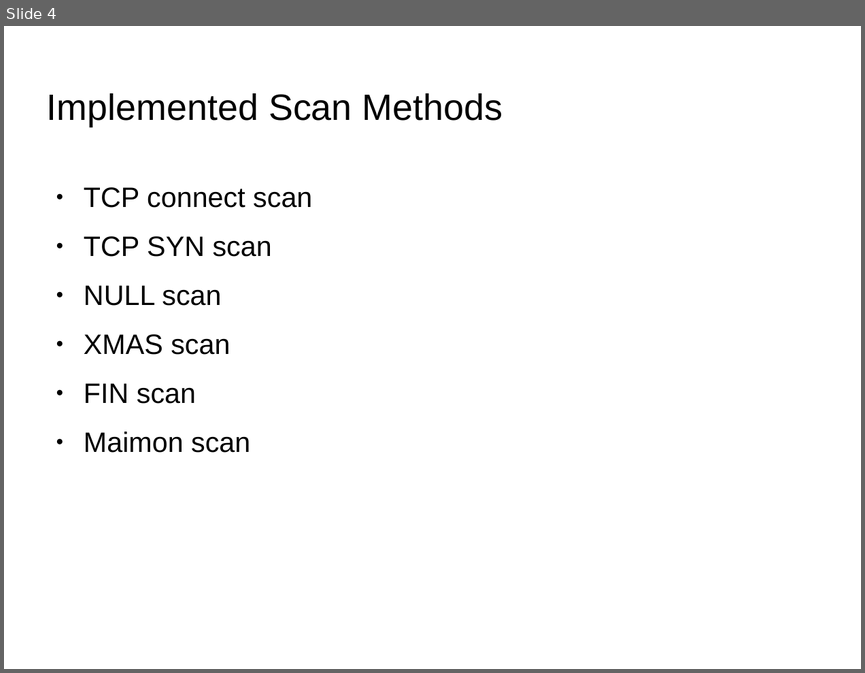
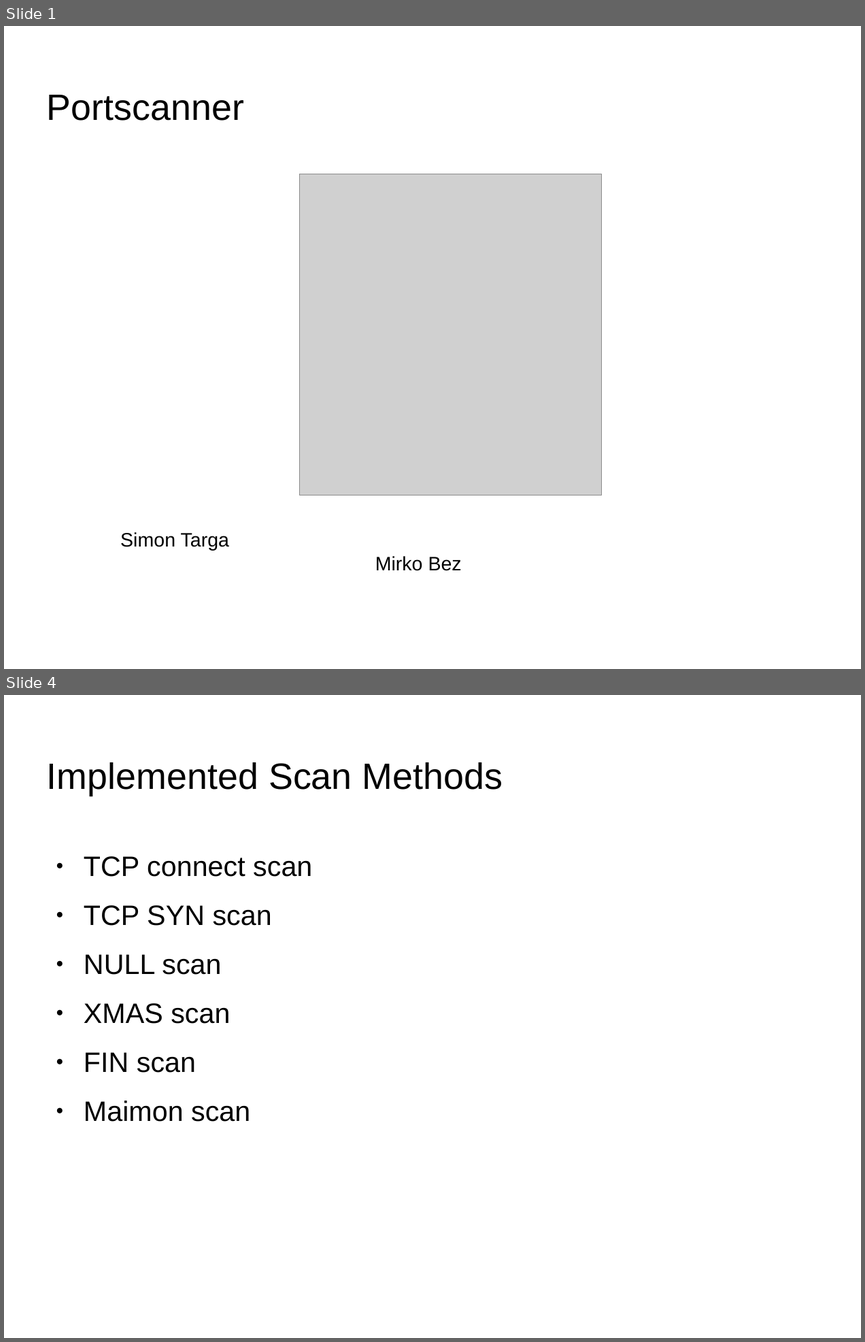
Before and after one commit to herrBez/PortScanner, a slide deck: slides/presentation.odp. Shown one above the other, each under a label of ours: slide 4 before the commit, slides 1 and 4 after it; the slides between them are not shown. The pictures are 865x673 and 865x1342 pixels, drawn with LibreOffice and Linux fonts; fonts in the diff are those of the drawing; grey boxes stand for pictures; background and template pictures are left out. Boxes give left, top, right and bottom in pixels: in the first picture for what was removed or moved away, otherwise in the second. Text is boxed around its words. In the diff, an @@ line names an element or a change of style, - is before the commit and + after.

```diff
--- a/slides/presentation.odp
+++ b/slides/presentation.odp
@@ slide 1 added at (4, 26, 861, 669), background picture (left out) @@
@@ title added at (47, 95, 244, 121), 33.9 pt, text #000000 @@
+Portscanner
@@ picture added at (299, 174, 602, 495) @@
@@ text added at (120, 532, 462, 571), 18 pt, text #000000 @@
+Simon Targa Mirko Bez
```
Also in this commit, not shown: 4 slides changed, 1 slide removed.
